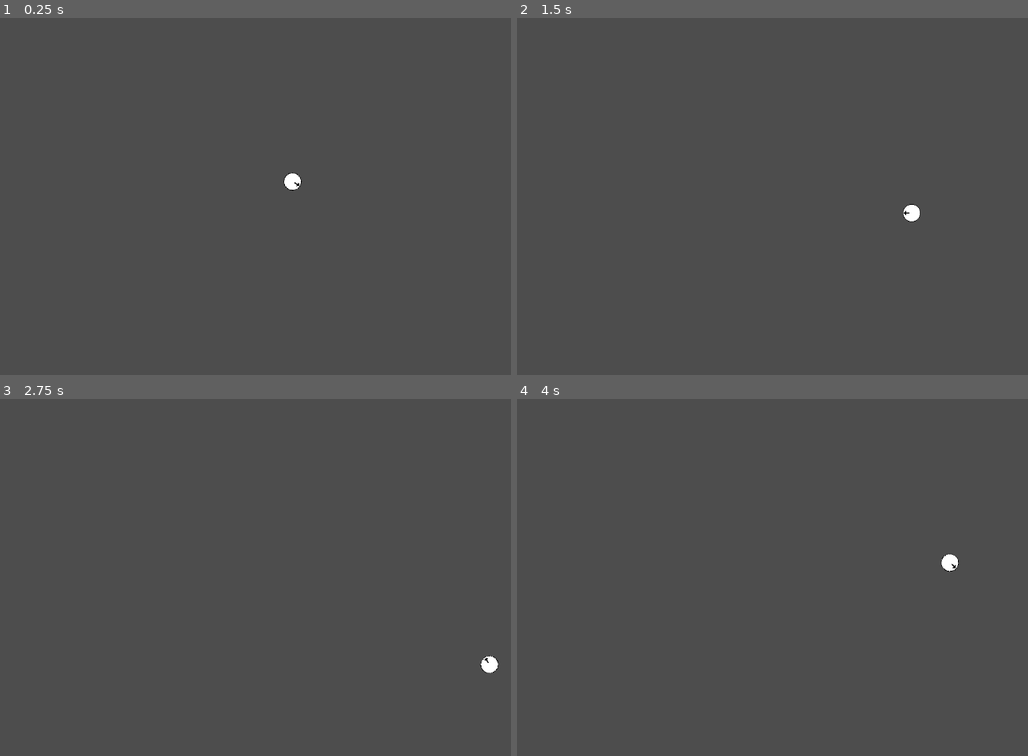
Above: before the commit, frames 1-4 (two rows, left to right).
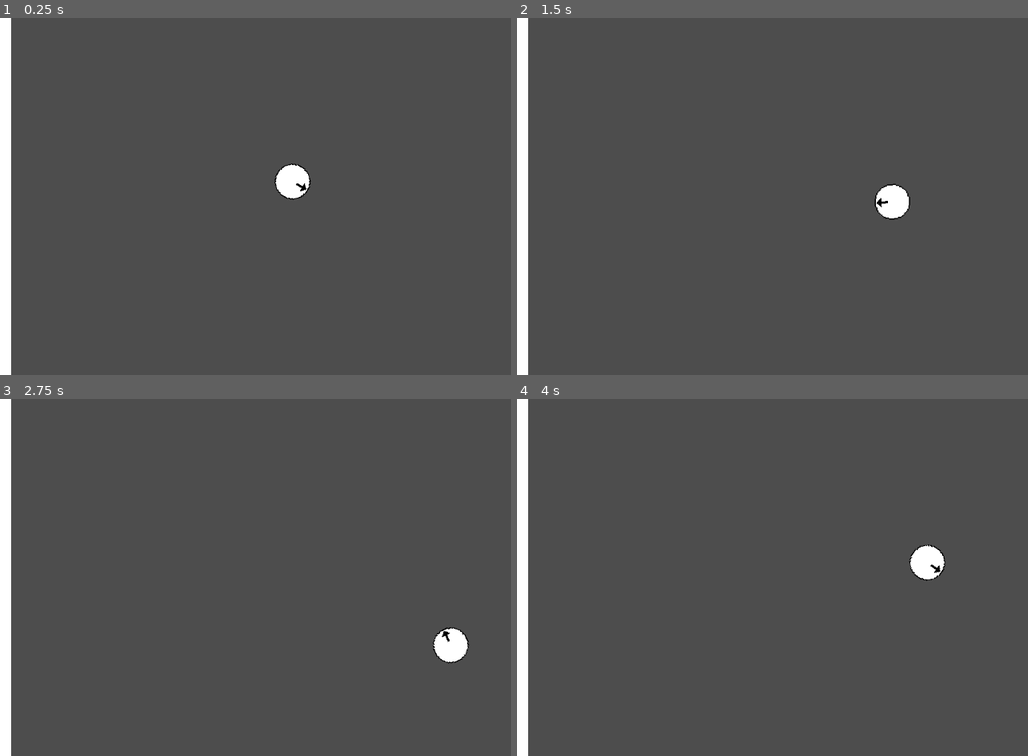
Above: after the commit, the same moments.

Repository: Great-Apes-USV/bullet-hell
Game: Godot game, scene res://scenes/game.tscn
The game is run twice, just before and just after one commit, with the same random seed, the same clock (stepped at 60 frames per second) and the same inputs.
Inputs (mouse positions are in pixels of both pictures, inside the frame that each line leads up to):
- Up to frame 1 (0.25 s): no input
- Up to frame 2 (1.5 s): tap Enter at 0.5 s; move the mouse to (976, 178) at 0.52 s; press the mouse at (976, 178) at 0.53 s; hold D (move-right) 0.53-1.28 s; tap Space (roll) at 0.8, 1.35 s; move the mouse to (706, 214) at 1.27 s; release the mouse at (706, 214) at 1.28 s; hold S (move-down) from 1.28 s (still down)
- Up to frame 3 (2.75 s): click (189, 595) at 1.55 s; move the mouse to (383, 498) at 2.02 s; release S (move-down) at 2.03 s; press the mouse at (383, 498) at 2.03 s; hold D (move-right) from 2.03 s (still down); tap Space (roll) at 2.3 s
- Up to frame 4 (4 s): move the mouse to (803, 648) at 2.77 s; release D (move-right) at 2.78 s; release the mouse at (803, 648) at 2.78 s; hold W (move-up) 2.78-3.53 s; tap Space (roll) at 2.85, 3.8 s; click (803, 648) at 3.05 s; move the mouse to (1027, 631) at 3.52 s; press the mouse at (1027, 631) at 3.53 s; hold A (move-left) from 3.53 s (still down)

The runs differ from the first frame. In frame 1, 2.6% of the frame differs, in the area x 0-61%, y 0-100%; in frame 2, 2.8%; in frame 3, 2.9%, in the area x 0-98%, y 0-100%; in frame 4, 2.8%.
Error after the commit: Parse Error: Node export is only supported in Node-derived classes, but the current class inherits "Resource". (res://weapons/weapon.gd:5)

Commit message:
Implement Weapons

Diff:
--- a/characters/player.tscn
+++ b/characters/player.tscn
@@ -4,6 +4,7 @@
 [ext_resource type="Script" path="res://scripts/player.gd" id="1_o0g6r"]
 
 [sub_resource type="RectangleShape2D" id="RectangleShape2D_xbh3p"]
+size = Vector2(21.3333, 21.3333)
 
 [node name="Player" type="CharacterBody2D"]
 collision_layer = 2
@@ -11,11 +12,11 @@
 script = ExtResource("1_o0g6r")
 
 [node name="CollisionShape2D" type="CollisionShape2D" parent="."]
+position = Vector2(1.43051e-06, 1.43051e-06)
+scale = Vector2(3, 3)
 shape = SubResource("RectangleShape2D_xbh3p")
 
 [node name="Sprite2D" type="Sprite2D" parent="."]
 texture_filter = 1
+scale = Vector2(2, 2)
 texture = ExtResource("1_0gt67")
-
-[node name="Node2D" type="Node2D" parent="Sprite2D"]
-unique_name_in_owner = true
--- a/project.godot
+++ b/project.godot
@@ -14,6 +14,10 @@
 run/main_scene="res://scenes/game.tscn"
 config/features=PackedStringArray("4.1", "Mobile")
 config/icon="res://icon.svg"
+
+[autoload]
+
+Weapons="*res://weapons/weapons_handler.gd"
 
 [input]
 
--- a/scenes/game.tscn
+++ b/scenes/game.tscn
@@ -1,8 +1,25 @@
-[gd_scene load_steps=2 format=3 uid="uid://bc5a2il7swow2"]
+[gd_scene load_steps=4 format=3 uid="uid://bc5a2il7swow2"]
 
 [ext_resource type="PackedScene" uid="uid://7l5x4jhsk0ht" path="res://characters/player.tscn" id="1_pghc2"]
+
+[sub_resource type="RectangleShape2D" id="RectangleShape2D_bb0fj"]
+
+[sub_resource type="BoxMesh" id="BoxMesh_ow5vc"]
 
 [node name="game" type="Node2D"]
 
 [node name="Player" parent="." instance=ExtResource("1_pghc2")]
 position = Vector2(530, 297)
+
+[node name="Bullets" type="Node2D" parent="."]
+
+[node name="Wall" type="StaticBody2D" parent="."]
+position = Vector2(10, 324)
+scale = Vector2(1, 32.4)
+
+[node name="CollisionShape2D" type="CollisionShape2D" parent="Wall"]
+shape = SubResource("RectangleShape2D_bb0fj")
+
+[node name="MeshInstance2D" type="MeshInstance2D" parent="Wall"]
+scale = Vector2(20, 20)
+mesh = SubResource("BoxMesh_ow5vc")
--- a/scripts/player.gd
+++ b/scripts/player.gd
@@ -1,3 +1,4 @@
+class_name Player
 extends CharacterBody2D
 
 @export var speed : float = 200
@@ -6,6 +7,7 @@
 @onready var roll_speed : float = roll_distance / roll_duration
 
 @onready var sprite = $Sprite2D
+@onready var weapon = Weapon.new(self)
 
 var move_vector : Vector2 = Vector2.ZERO
 var look_vector : Vector2 = Vector2.ZERO
@@ -14,7 +16,7 @@
 var rolling = false
 
 func _ready():
-	pass
+	weapon.fire_mode = Weapons.FireMode.FULL
 
 func _process(delta):
 	sprite.look_at(get_global_mouse_position())
@@ -22,8 +24,13 @@
 	move_vector = Input.get_vector("move-left", "move-right", "move-up", "move-down")
 	look_vector = -Vector2.from_angle(sprite.rotation)
 
-	if Input.is_action_just_pressed("fire"):
-		fire()
+	if weapon.fire_mode == Weapons.FireMode.SEMI:
+		if Input.is_action_just_pressed("fire"):
+			fire()
+	elif weapon.fire_mode == Weapons.FireMode.FULL:
+		if Input.is_action_pressed("fire"):
+			fire()
+
 	if Input.is_action_just_pressed("roll") and not rolling:
 		roll()
 
@@ -35,13 +42,13 @@
 
 func roll():
 	roll_vector = move_vector
-	collision_mask = 1|6
+	collision_mask = 1|64
 	if roll_vector == Vector2.ZERO:
 		roll_vector = look_vector
 	rolling = true
 	await get_tree().create_timer(roll_duration).timeout
 	rolling = false
-	collision_mask = 1|4|5|6
+	collision_mask = 1|16|32|64
 
 func fire():
-	pass
+	weapon.fire()
--- /dev/null
+++ b/weapons/bullet.gd
@@ -0,0 +1,29 @@
+class_name Bullet
+extends RigidBody2D
+
+var speed : float
+var damage : int
+var range : float
+
+var distance_traveled : float
+
+func _enter_tree():
+	linear_velocity = Vector2.from_angle(rotation) * speed
+	die_after_seconds(10)
+
+func _process(delta):
+	distance_traveled += delta * speed
+	if distance_traveled >= range:
+		queue_free()
+
+func _physics_process(delta):
+	for node in get_colliding_bodies():
+#		if node is Enemy:
+#			node.take_damage(damage)
+		if node is StaticBody2D:
+			queue_free()
+	pass
+
+func die_after_seconds(seconds : float):
+	await get_tree().create_timer(seconds).timeout
+	queue_free()
--- /dev/null
+++ b/weapons/bullet.tscn
@@ -0,0 +1,26 @@
+[gd_scene load_steps=4 format=3 uid="uid://y7vawon5qy3m"]
+
+[ext_resource type="Script" path="res://weapons/bullet.gd" id="1_gcp14"]
+
+[sub_resource type="CircleShape2D" id="CircleShape2D_m0slm"]
+radius = 10.0499
+
+[sub_resource type="SphereMesh" id="SphereMesh_vtuec"]
+
+[node name="bullet" type="RigidBody2D"]
+collision_layer = 4
+collision_mask = 9
+gravity_scale = 0.0
+max_contacts_reported = 2
+contact_monitor = true
+script = ExtResource("1_gcp14")
+
+[node name="Sprite2D" type="Sprite2D" parent="."]
+
+[node name="CollisionShape2D" type="CollisionShape2D" parent="."]
+shape = SubResource("CircleShape2D_m0slm")
+
+[node name="MeshInstance2D" type="MeshInstance2D" parent="."]
+position = Vector2(-9.53674e-07, 2.38419e-06)
+scale = Vector2(20.0227, 20)
+mesh = SubResource("SphereMesh_vtuec")
--- /dev/null
+++ b/weapons/weapon.gd
@@ -0,0 +1,38 @@
+class_name Weapon
+extends Resource
+
+@export var name : String
+@export var player : Player
+
+@export var bullet_scene : PackedScene = preload("res://weapons/bullet.tscn")
+
+@export var damage : int = 1
+@export var fire_rate : float = 10
+@export var bullet_speed : float = 1000
+@export var range : float = 2000
+@export var fire_mode : int = Weapons.FireMode.SEMI
+
+var firing : bool = false
+
+func _init(new_player : Player = Player.new()):
+	player = new_player
+
+func fire():
+	if not firing:
+		firing = true
+		create_bullet()
+		await wait_fire_rate()
+		firing = false
+
+func create_bullet():
+	var bullet = bullet_scene.instantiate() as Bullet
+	bullet.speed = bullet_speed
+	bullet.damage = damage
+	bullet.range = range
+	bullet.position = player.position
+	bullet.rotation = player.sprite.rotation
+	player.get_tree().root.add_child(bullet)
+
+func wait_fire_rate():
+	# reciprocal of fire_rate = seconds per bullet
+	await player.get_tree().create_timer(1 / fire_rate).timeout
--- /dev/null
+++ b/weapons/weapons_handler.gd
@@ -0,0 +1,3 @@
+extends Node
+
+enum FireMode {SEMI, FULL}
